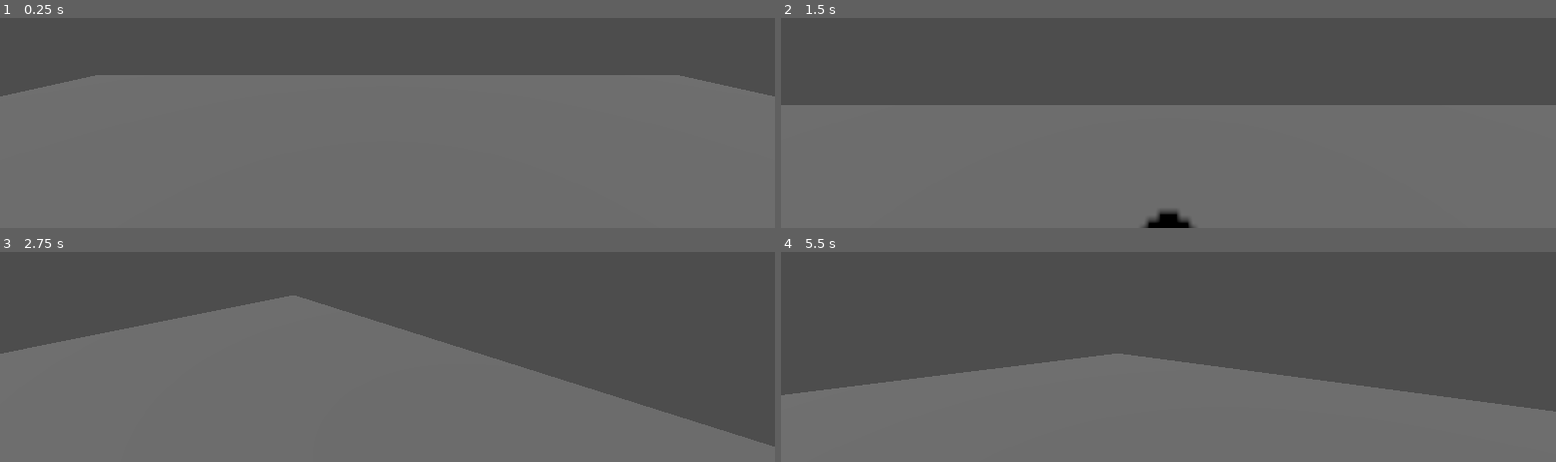
Above: before the commit, frames 1-4 (two rows, left to right).
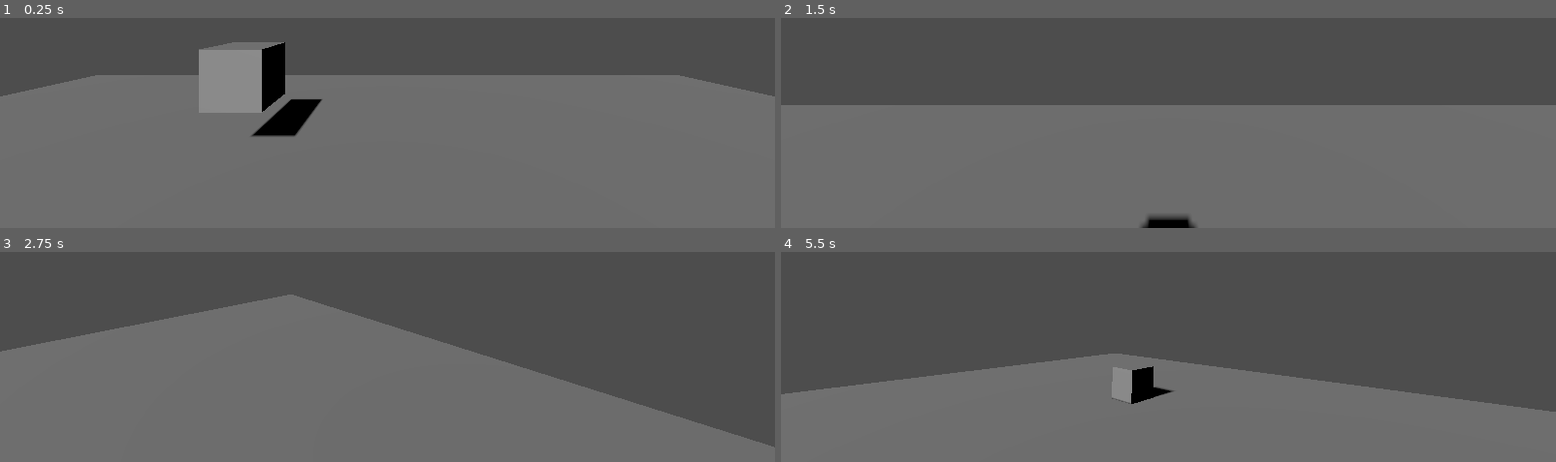
Above: after the commit, the same moments.

Repository: Flodurs/GoDotTest
Game: Godot game, scene res://scenes/level/level.tscn
Same seed, same stepped clock (60 frames per second), same inputs: the game is played once before the commit and once after it.
Inputs:
- Up to frame 1 (0.25 s): no input
- Up to frame 2 (1.5 s): tap Enter (ui_accept) at 0.5, 0.6, 0.77, 1.07 s; hold W (Forward) 0.53-1.28 s; hold S (Backward) from 1.28 s (still down); tap Down (CamDown) at 1.35 s
- Up to frame 3 (2.75 s): tap Enter (ui_accept) at 1.52, 1.55, 1.82, 2.3 s; release S (Backward) at 2.03 s; hold W (Forward) from 2.03 s (still down); hold Left (CamLeft) from 2.03 s (still down)
- Up to frame 4 (5.5 s): release Left (CamLeft) at 2.78 s; tap Right (CamRight) at 2.85 s; tap Enter (ui_accept) at 3.02, 3.05, 3.32, 3.77, 3.8, 4.07, 4.25, 4.35, 4.52, 4.82, 5, 5.3 s; release W (Forward) at 3.53 s; hold Up (CamUp) 3.53-4.28 s; hold S (Backward) from 3.53 s (still down); hold Down (CamDown) from 5.03 s (still down)

The runs differ from the first frame. In frame 1, 4.4% of the frame differs, in the area x 25-42%, y 11-57%; in frame 2, 0.2%; in frame 3, 0.4%; in frame 4, 1.1%.

Commit message:
enemy_update

Diff:
--- a/scenes/Player/player.tscn
+++ b/scenes/Player/player.tscn
@@ -7,7 +7,7 @@
 
 [sub_resource type="CapsuleMesh" id="CapsuleMesh_eagx7"]
 
-[node name="Player" type="CharacterBody3D"]
+[node name="Player" type="CharacterBody3D" groups=["Player"]]
 script = ExtResource("1_yxjst")
 
 [node name="CollisionShape3D" type="CollisionShape3D" parent="."]
--- a/scenes/enemys/enemy_1.gd
+++ b/scenes/enemys/enemy_1.gd
@@ -1,30 +1,19 @@
 extends CharacterBody3D
 
 
+var gravity = 3
+var rotationspeed = 1
+var target_y_angle = 0
+
+func _physics_process(delta):
+
+	if not is_on_floor():
+		velocity.y -= gravity * delta
+	move_and_slide()
 
 
-var gravity = 0.0000001
-
-
-
-func _physics_process(delta):
-	# Add the gravity.
-	if not is_on_floor():
-		velocity.y -= gravity * delta
-
-#	# Handle Jump.
-#	if Input.is_action_just_pressed("ui_accept") and is_on_floor():
-#		velocity.y = JUMP_VELOCITY
-#
-#	# Get the input direction and handle the movement/deceleration.
-#	# As good practice, you should replace UI actions with custom gameplay actions.
-#	var input_dir = Input.get_vector("ui_left", "ui_right", "ui_up", "ui_down")
-#	var direction = (transform.basis * Vector3(input_dir.x, 0, input_dir.y)).normalized()
-#	if direction:
-#		velocity.x = direction.x * SPEED
-#		velocity.z = direction.z * SPEED
-#	else:
-#		velocity.x = move_toward(velocity.x, 0, SPEED)
-#		velocity.z = move_toward(velocity.z, 0, SPEED)
-
-	move_and_slide()
+func _process(delta):
+	var player = get_tree().get_nodes_in_group("Player")[0]
+	var dir = player.transform.origin - transform.origin
+	if dir.dot(transform.basis.z) > 0:
+		print("Hit")
--- a/scenes/level/level.tscn
+++ b/scenes/level/level.tscn
@@ -1,6 +1,7 @@
-[gd_scene load_steps=4 format=3 uid="uid://dt7u684plii76"]
+[gd_scene load_steps=5 format=3 uid="uid://dt7u684plii76"]
 
 [ext_resource type="PackedScene" uid="uid://bfrl7ncibdxrg" path="res://scenes/Player/player.tscn" id="1_wofso"]
+[ext_resource type="PackedScene" uid="uid://2m18wnpcsctt" path="res://scenes/enemys/enemy_1.tscn" id="2_c3eje"]
 
 [sub_resource type="BoxMesh" id="BoxMesh_gwq0k"]
 
@@ -8,6 +9,7 @@
 size = Vector3(24.7648, 0.553409, 24.203)
 
 [node name="Level" type="Node3D"]
+transform = Transform3D(1, 0, 0, 0, 1, 0, 0, 0, 1, 0, 2, -4)
 
 [node name="StaticBody3D" type="StaticBody3D" parent="."]
 
@@ -24,3 +26,6 @@
 [node name="DirectionalLight3D" type="DirectionalLight3D" parent="."]
 transform = Transform3D(1, 0, 0, 0, 0.851709, 0.524016, 0, -0.524016, 0.851709, 0, 0, 0)
 shadow_enabled = true
+
+[node name="CharacterBody3D" parent="." instance=ExtResource("2_c3eje")]
+transform = Transform3D(1, 0, 0, 0, 1, 0, 0, 0, 1, -2.49216, 2, -5)
Not shown, added: scenes/enemys/ene6A42.tmp
